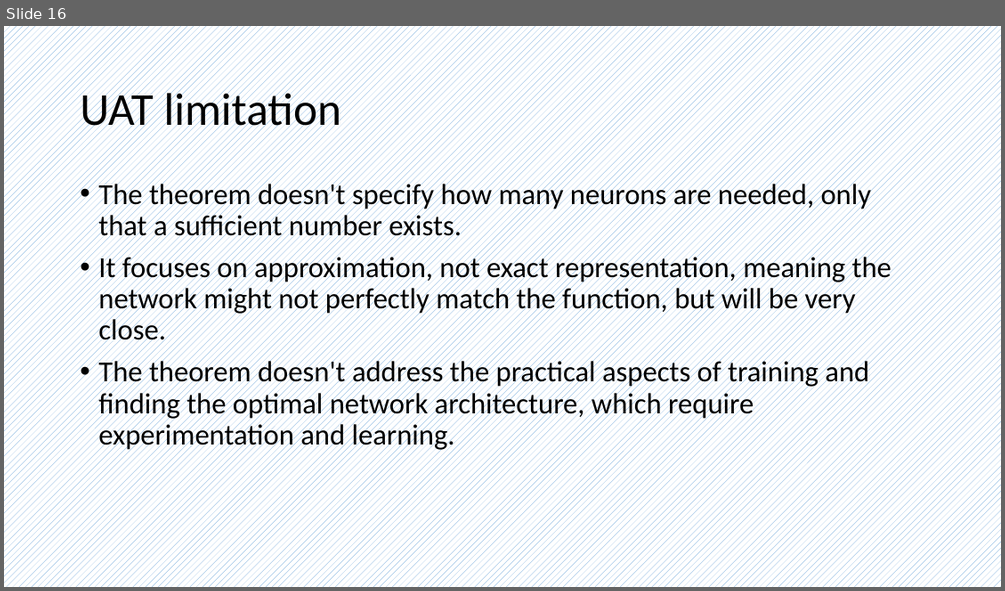
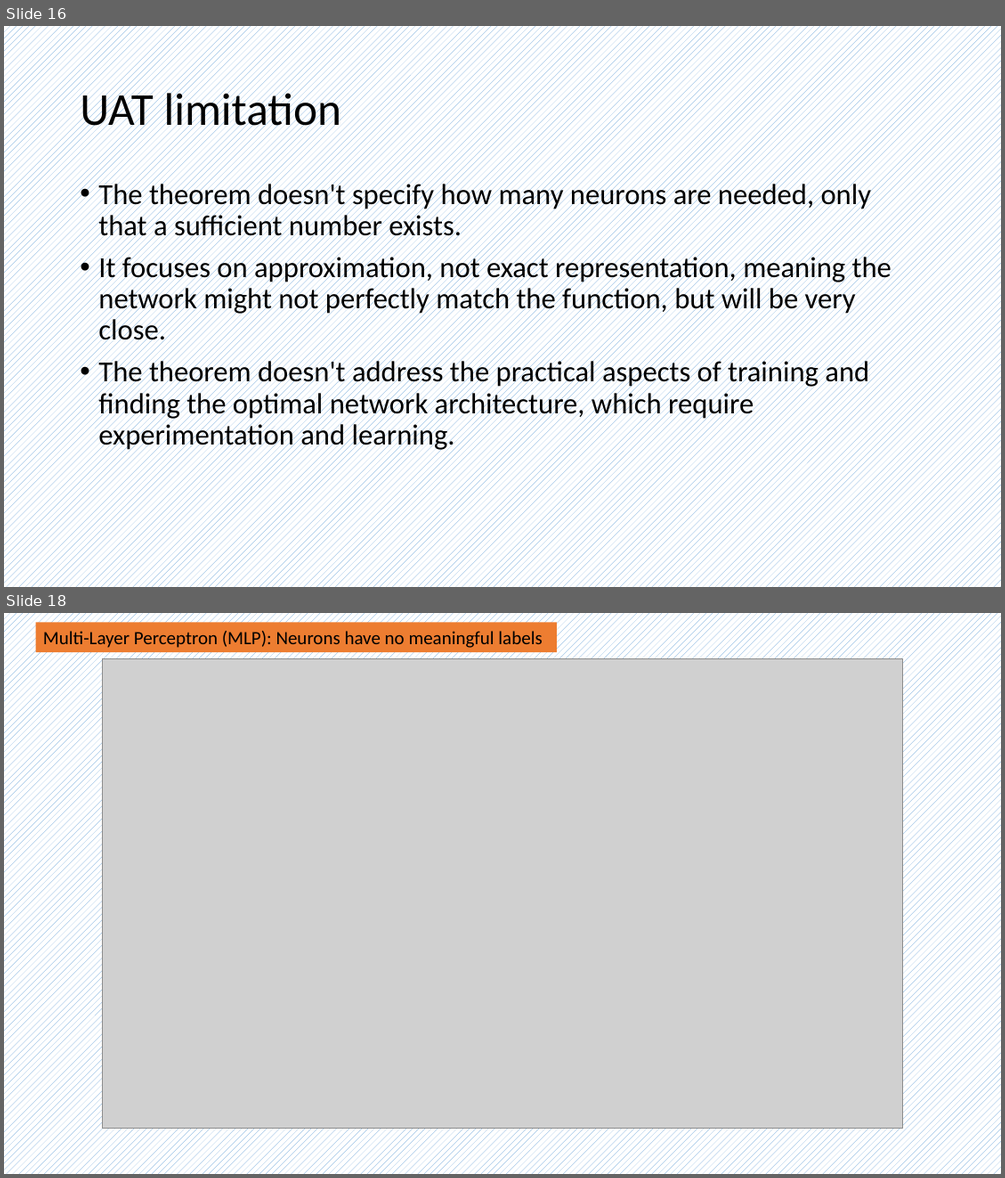
Before and after one commit to frankwxu/AI4DigitalForensics, a slide deck: lectures/06_universal_approximation_theorem/Universal_approximation_theorem.pptx. Shown one above the other, each under a label of ours: slide 16 before the commit, slides 16 and 18 after it; the slides between them are not shown. The pictures are 1005x591 and 1005x1178 pixels, drawn with LibreOffice and Linux fonts; fonts in the diff are those of the drawing; grey boxes stand for pictures; background and template pictures are left out. Boxes give left, top, right and bottom in pixels: in the first picture for what was removed or moved away, otherwise in the second. Text is boxed around its words. In the diff, an @@ line names an element or a change of style, - is before the commit and + after.

```diff
--- a/lectures/06_universal_approximation_theorem/Universal_approximation_theorem.pptx
+++ b/lectures/06_universal_approximation_theorem/Universal_approximation_theorem.pptx
@@ slide 18 added at [4, 613, 1001, 1174], background pattern #5B9BD5 on #FFFFFF @@
@@ rectangle added at [35, 622, 557, 652], fill #ED7D31, 18 pt, text #000000 @@
+Multi-Layer Perceptron (MLP): Neurons have no meaningful labels
@@ picture added at [103, 658, 902, 1128] @@
```
Also in this commit, not shown: 1 slide changed, 1 other slide added, 9 other files.
